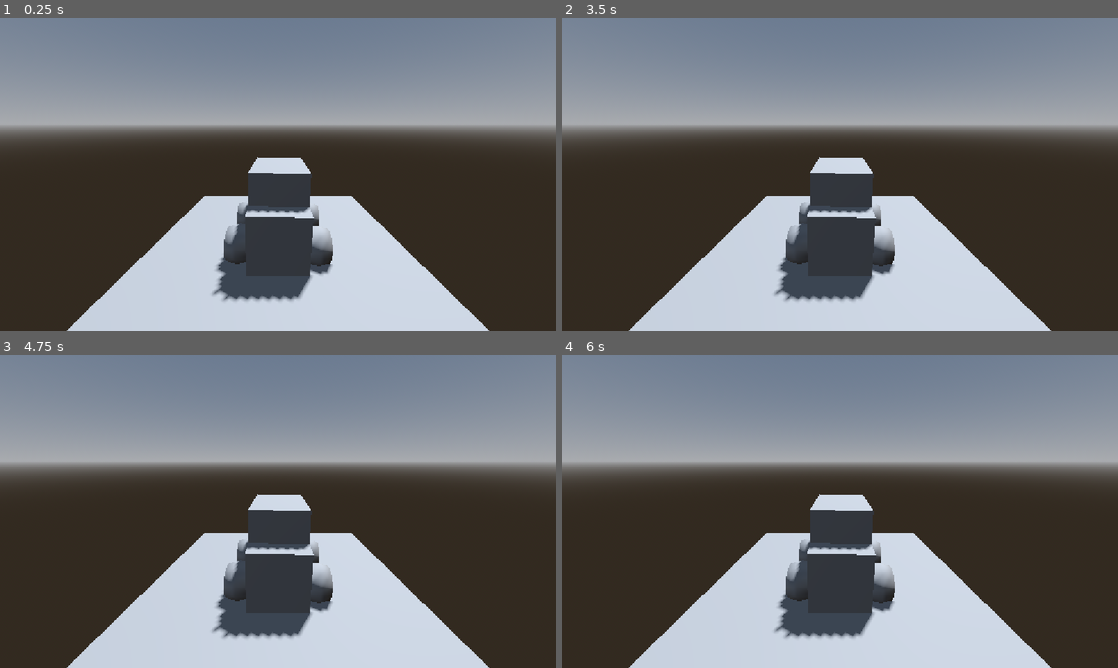
Above: before the commit, frames 1-4 (two rows, left to right).
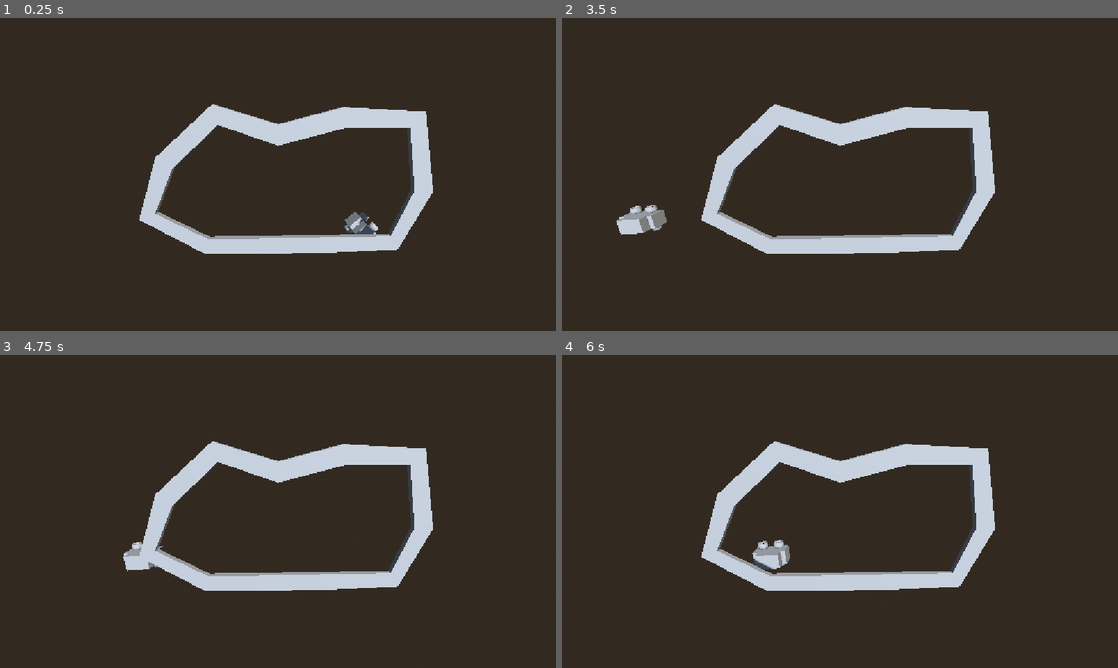
Above: after the commit, the same moments.

Repository: MauroEscalante-Hub/Linea-San-Gnomo
Game: Godot game, scene res://Escenas/test.tscn
Two runs of this game, one before a commit and one after it. Both use one fixed random seed, a clock stepped at 60 frames per second and the inputs below. The project has no main scene, so this scene is started directly.
Inputs:
- Up to frame 1 (0.25 s): no input
- Up to frame 2 (3.5 s): hold D (derecha) 0.53-1.28 s; tap S (frenar) every 0.75 s from 0.6 to 2.85 s; hold A (izquierda) 1.28-2.03 s; hold D (derecha) 2.03-2.78 s; hold W (avanzar) from 2.78 s (still down)
- Up to frame 3 (4.75 s): release W (avanzar) at 3.53 s; hold A (izquierda) from 3.53 s (still down); tap S (frenar) at 3.6, 4.35 s
- Up to frame 4 (6 s): tap S (frenar) at 5.1, 5.85 s; release A (izquierda) at 5.78 s; hold D (derecha) from 5.78 s (still down)

The runs differ from the first frame. In frame 1, 64% of the frame differs, in the area x 0-100%, y 0-100%; in frame 2, 64%; in frame 3, 64%; in frame 4, 63%.

Commit message:
tren pega muchos saltos

Diff:
--- /dev/null
+++ b/Escenas/Tren/ruta.tscn
@@ -0,0 +1,26 @@
+[gd_scene format=3 uid="uid://dxp4h38x38m4e"]
+
+[sub_resource type="Curve3D" id="Curve3D_07ysl"]
+closed = true
+_data = {
+"points": PackedVector3Array(0, 0, 0, 0, 0, 0, -1e-45, 0, -1.0248778, 0, 0, 0, 0, 0, 0, -0.89752626, 0, -2.0315626, 0, 0, 0, 0, 0, 0, -3.0685692, 0, -2.007305, 0, 0, 0, 0, 0, 0, -5.1668396, 0, -0.01819306, 0, 0, 0, 0, 0, 0, -7.07105, 0, 2.0194335, 0, 0, 0, 0, 0, 0, -4.999704, 0, 4.093378, 0, 0, 0, 0, 0, 0, 0.9069886, 0, 3.9963486, 0, 0, 0, 0, 0, 0, 6.898582, 0, 3.8750613, 0, 0, 0, 0, 0, 0, 7.104769, 0, 0.06663952, 0, 0, 0, 0, 0, 0, 6.24363, 0, -2.152918, 0, 0, 0, 0, 0, 0, 2.935207, 0, -1.8344212),
+"tilts": PackedFloat32Array(0, 0, 0, 0, 0, 0, 0, 0, 0, 0, 0)
+}
+point_count = 11
+
+[node name="ruta" type="Path3D" unique_id=622969983]
+curve = SubResource("Curve3D_07ysl")
+
+[node name="CSGPolygon3D" type="CSGPolygon3D" parent="." unique_id=1912561931]
+polygon = PackedVector2Array(0, 0, 0.0082092285, 0.26019287, 0.966568, 0.27575684, 1, 0)
+mode = 2
+path_node = NodePath("..")
+path_interval_type = 1
+path_interval = 0.96
+path_simplify_angle = 0.0
+path_rotation = 2
+path_rotation_accurate = false
+path_local = false
+path_continuous_u = true
+path_u_distance = 1.0
+path_joined = false
--- /dev/null
+++ b/Escenas/path_follow_3d.gd
@@ -0,0 +1,8 @@
+extends PathFollow3D
+
+var speed = 0.1
+
+
+# Called every frame. 'delta' is the elapsed time since the previous frame.
+func _process(delta: float) -> void:
+	progress_ratio += delta*speed
--- a/Escenas/test.tscn
+++ b/Escenas/test.tscn
@@ -1,6 +1,8 @@
 [gd_scene format=3 uid="uid://7aj8xokmkfe2"]
 
-[ext_resource type="PackedScene" uid="uid://pmc2plsrtcig" path="res://escenas/tren/Vagon.tscn" id="1_37kl0"]
+[ext_resource type="PackedScene" uid="uid://pmc2plsrtcig" path="res://Escenas/Tren/Vagon.tscn" id="1_37kl0"]
+[ext_resource type="PackedScene" uid="uid://dxp4h38x38m4e" path="res://Escenas/Tren/ruta.tscn" id="1_m32vk"]
+[ext_resource type="Script" uid="uid://cmv6ib0nhjx2s" path="res://Escenas/path_follow_3d.gd" id="2_ypmfe"]
 
 [sub_resource type="ProceduralSkyMaterial" id="ProceduralSkyMaterial_37kl0"]
 sky_horizon_color = Color(0.66224277, 0.6717428, 0.6867428, 1)
@@ -29,6 +31,7 @@
 
 [node name="MeshInstance3D" type="MeshInstance3D" parent="." unique_id=1263049691]
 transform = Transform3D(2.4365098, 0, 0, 0, 1, 0, 0, 0, 3.1672177, -0.0015096664, 0.0057640076, -0.0027635098)
+visible = false
 mesh = SubResource("PlaneMesh_5cipi")
 
 [node name="StaticBody3D" type="StaticBody3D" parent="MeshInstance3D" unique_id=1580259800]
@@ -36,8 +39,14 @@
 [node name="CollisionShape3D" type="CollisionShape3D" parent="MeshInstance3D/StaticBody3D" unique_id=1529049131]
 shape = SubResource("ConcavePolygonShape3D_8uh7m")
 
-[node name="VehicleBody3D" parent="." unique_id=2072145692 instance=ExtResource("1_37kl0")]
-transform = Transform3D(1, 0, 0, 0, 1, 0, 0, 0, 1, 0, 0.5216222, 0)
+[node name="Camera3D" type="Camera3D" parent="." unique_id=1074324620]
+transform = Transform3D(1, 0, 0, 0, -0.2393411, 0.9709356, 0, -0.9709356, -0.2393411, 0, 10.287731, -2.0532553)
 
-[node name="Camera3D" type="Camera3D" parent="." unique_id=1074324620]
-transform = Transform3D(1, 0, 0, 0, 0.9709356, 0.23934105, 0, -0.23934105, 0.9709356, 0, 2.3172727, 3.2160318)
+[node name="ruta" parent="." unique_id=769427440 instance=ExtResource("1_m32vk")]
+
+[node name="PathFollow3D" type="PathFollow3D" parent="ruta" unique_id=114226418]
+transform = Transform3D(0.9985313, 5.3468217e-09, -0.054176793, 4.4408926e-16, 1, 9.86921e-08, 0.054176793, -9.854716e-08, 0.9985313, 0.18662143, 3.6041584, -10.302408)
+script = ExtResource("2_ypmfe")
+
+[node name="VehicleBody3D" parent="ruta/PathFollow3D" unique_id=2072145692 instance=ExtResource("1_37kl0")]
+transform = Transform3D(0.99853146, 8.881785e-16, 0.054176804, 5.346822e-09, 1, -9.8547176e-08, -0.054176804, 9.869212e-08, 0.99853146, 0.37180418, -3.0825372, 10.297389)
Not shown, added: Escenas/path_follow_3d.gd.uid
